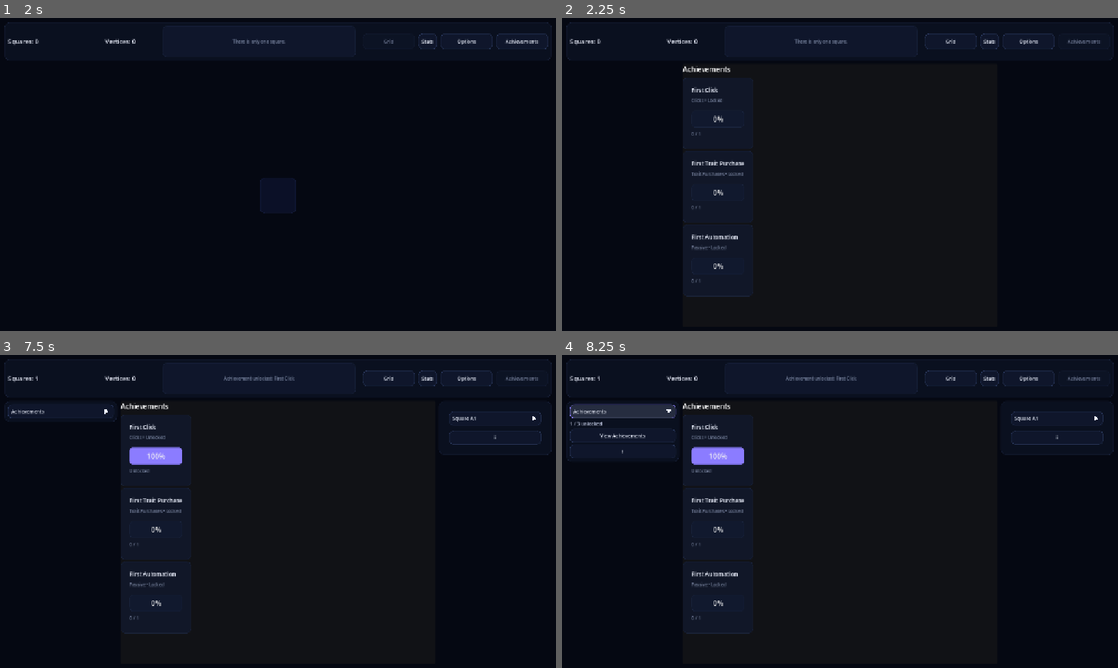
Above: before the commit, frames 1-4 (two rows, left to right).
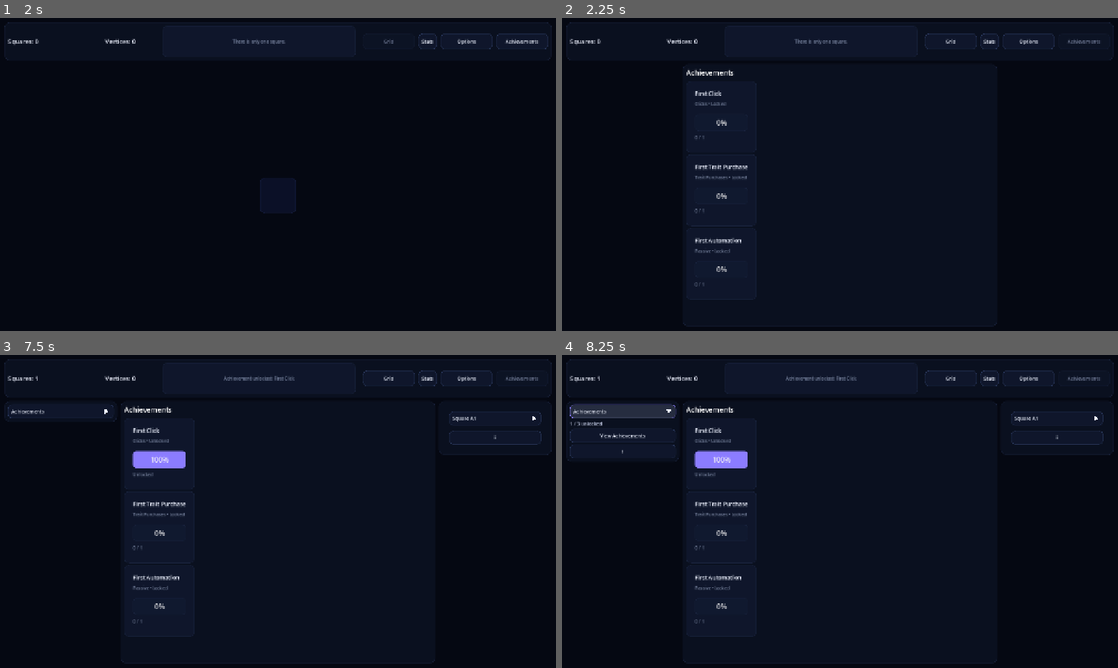
Above: after the commit, the same moments.

Repository: franciscoCapa27/Squared_2
Game: Godot game, scene res://scenes/main/Main.tscn
Two runs of this game, one before a commit and one after it. Both use one fixed random seed, a clock stepped at 60 frames per second and the inputs below.
Inputs (mouse positions are in pixels of both pictures, inside the frame that each line leads up to):
- Up to frame 1 (2 s): click "Stats" at 0.5 s; click "Grid" at 1.25 s
- Up to frame 2 (2.25 s): click "Achievements" at 2 s
- Up to frame 3 (7.5 s): click "Grid" at 2.75 s; click (278, 533) at 3.5 s; click "Achievements" at 4.25 s; click "Square A1" at 5 s; click "i" at 5.75 s; click "Stats" at 6.5 s; click "Achievements" at 7.25 s
- Up to frame 4 (8.25 s): click "Achievements" at 8 s

Frame 1 is identical in both runs. In frame 2, 1.3% of the frame differs, in the area x 21-79%, y 15-99%; in frame 3, 1.8%; in frame 4, 1.8%.

Commit message:
fix(ui): theme all page containers
Refs #171

Diff:
--- a/squared-2/scripts/main/main.gd
+++ b/squared-2/scripts/main/main.gd
@@ -82,7 +82,9 @@
 	ThemeLayoutHelper.apply_box_separation(right_panel, "panel_gap")
 
 	top_bar.add_theme_stylebox_override("panel", ThemeSystem.make_panel_style())
+	vertex_shop_page.add_theme_stylebox_override("panel", ThemeSystem.make_panel_style())
 	options_page.add_theme_stylebox_override("panel", ThemeSystem.make_panel_style())
+	achievements_page.add_theme_stylebox_override("panel", ThemeSystem.make_panel_style())
 	trait_purchase_panel.add_theme_stylebox_override("panel", ThemeSystem.make_elevated_panel_style())
 	achievement_summary_panel.add_theme_stylebox_override("panel", ThemeSystem.make_panel_style())
 
